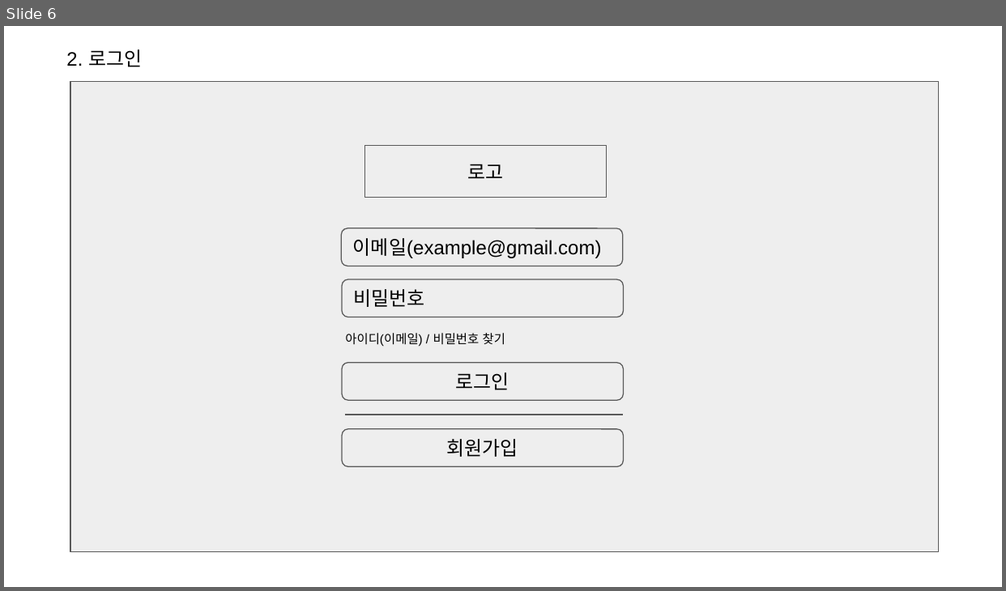
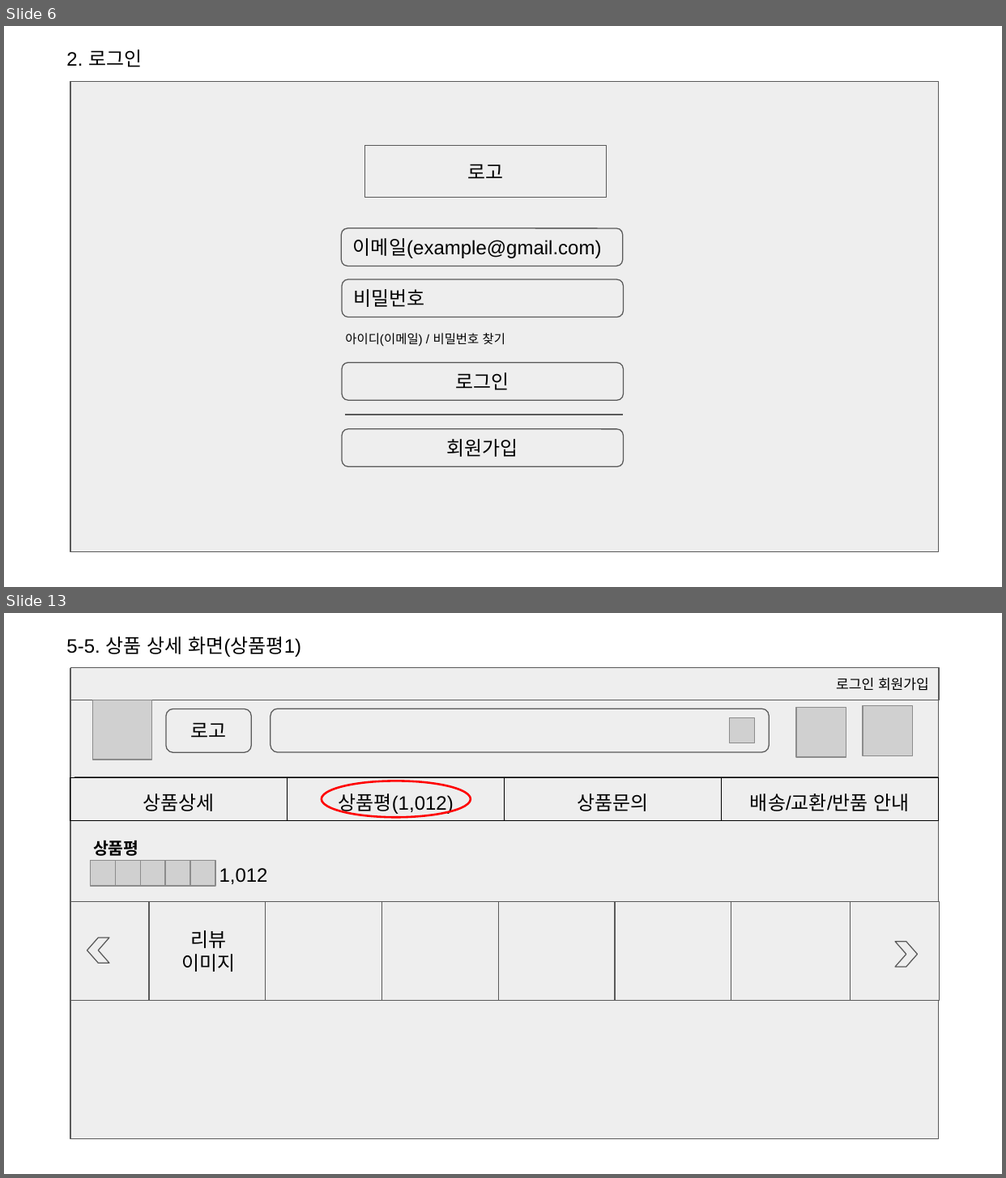
Before and after one commit to smileeeey/DDoreka, a slide deck: doc/공통 프로젝트(쇼핑몰).pptx. Shown one above the other, each under a label of ours: slide 6 before the commit, slides 6 and 13 after it; the slides between them are not shown. The pictures are 1006x591 and 1006x1178 pixels, drawn with LibreOffice and Linux fonts; fonts in the diff are those of the drawing; grey boxes stand for pictures. Boxes give left, top, right and bottom in pixels: in the first picture for what was removed or moved away, otherwise in the second. Text is boxed around its words. In the diff, an @@ line names an element or a change of style, - is before the commit and + after.

```diff
--- a/doc/공통 프로젝트(쇼핑몰).pptx
+++ b/doc/공통 프로젝트(쇼핑몰).pptx
@@ slide 13 added at bbox=[4, 613, 1002, 1174], background #FFFFFF @@
@@ text added at bbox=[66, 636, 301, 657], 14 pt, text #000000 @@
+5-5. 상품 상세 화면(상품평1)
@@ rectangle added at bbox=[71, 669, 939, 1139], fill #EEEEEE, outline #595959 0.75 pt @@
@@ rectangle added at bbox=[71, 668, 939, 700], fill #EEEEEE, outline #595959 0.75 pt, 10 pt, text #000000 @@
+로그인 회원가입
@@ picture added at bbox=[93, 700, 153, 760] @@
@@ rounded rectangle added at bbox=[166, 709, 252, 752], fill #EEEEEE, outline #595959 0.75 pt, 14 pt, text #000000 @@
+로고
@@ rounded rectangle added at bbox=[270, 709, 769, 752], fill #EEEEEE, outline #595959 0.75 pt @@
@@ picture added at bbox=[796, 708, 846, 758] @@
@@ picture added at bbox=[863, 706, 912, 756] @@
@@ picture added at bbox=[730, 717, 754, 743] @@
@@ table added at bbox=[70, 777, 936, 1105], 1 rows, 4 columns @@
+상품상세 | 상품평(1,012) | 상품문의 | 배송/교환/반품 안내
@@ line added from (74, 777) to (939, 777), #595959 0.75 pt @@
@@ ellipse added at bbox=[322, 781, 470, 816], outline #FF0000 1.5 pt @@
@@ text added at bbox=[93, 840, 139, 856], 12 pt, text #000000, bold @@
+상품평
@@ group added at bbox=[91, 861, 215, 885]: 5 pictures @@
@@ text added at bbox=[219, 868, 268, 884], 14 pt, text #000000 @@
+1,012
@@ group added at bbox=[71, 901, 939, 1000]: 7 rectangles, 2 chevrons @@
+리뷰
+이미지
```
Also in this commit, not shown: 12 slides changed, 16 other slides added, 4 other files.
